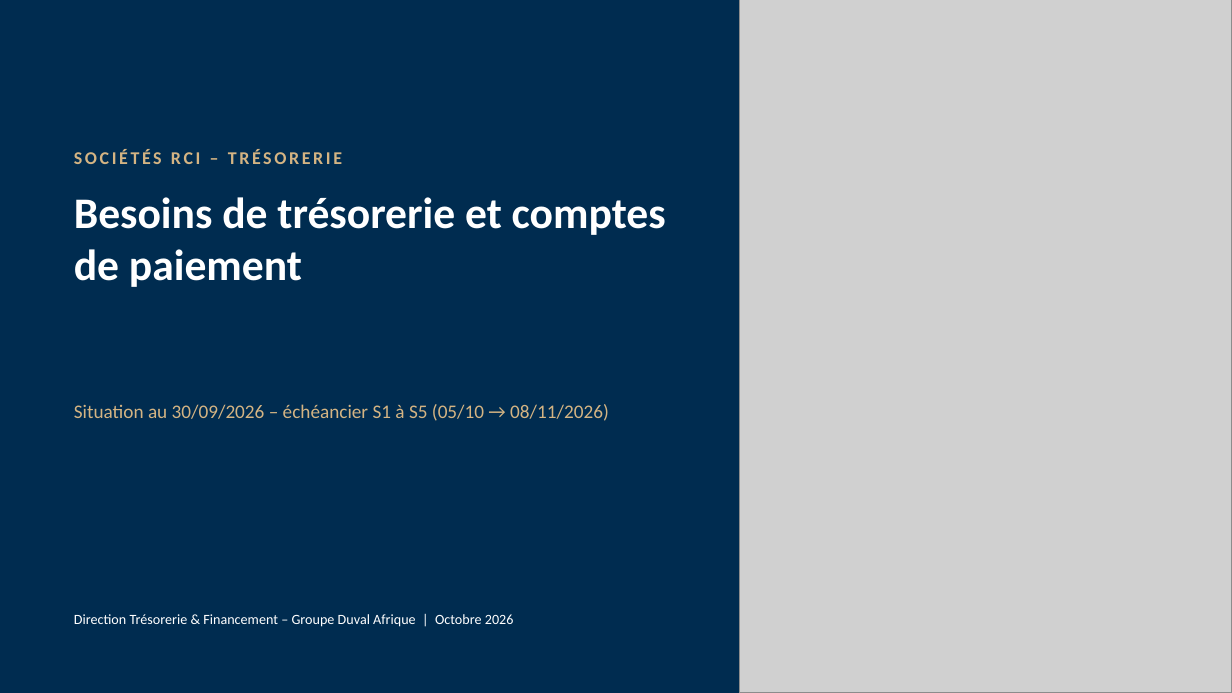
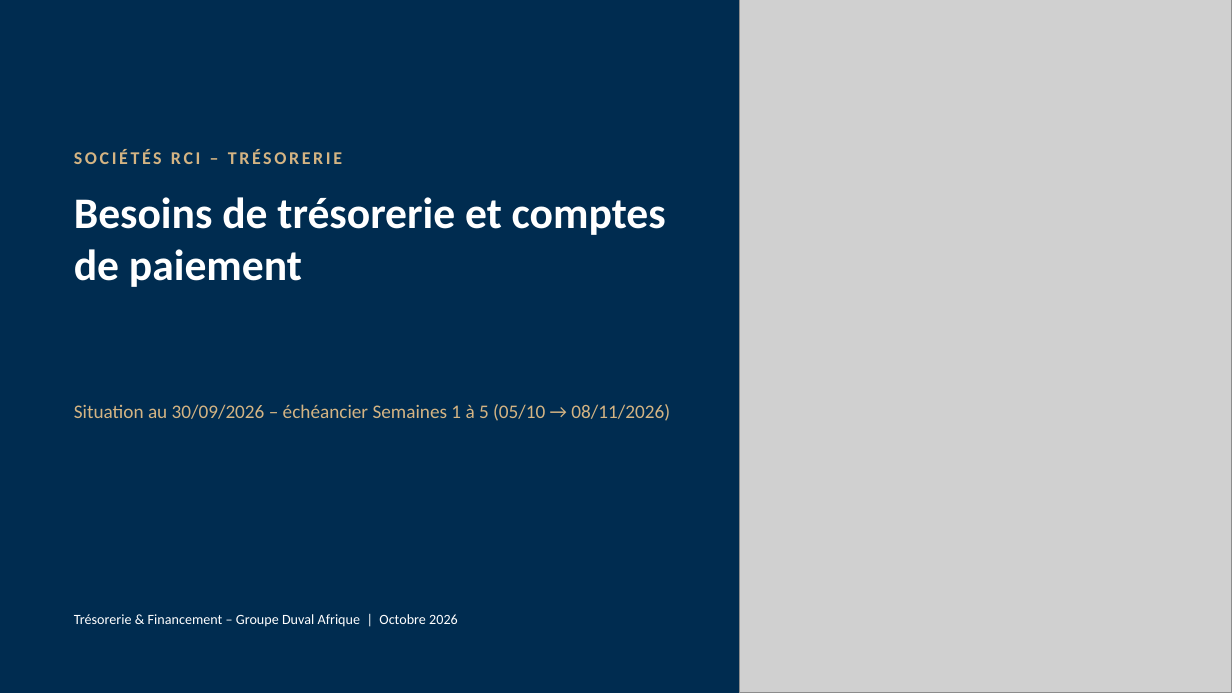
Before and after one commit to angehkouadio/claudeproject, a slide deck: slide 1 of RCI_Besoins_Tresorerie_Comptes_Paiement_30-09-2026.pptx. Drawn at 1232x693 pixels with LibreOffice and Linux fonts; fonts in the diff are those of the drawing; grey boxes stand for pictures. Boxes give left, top, right and bottom in pixels: in the first picture for what was removed or moved away, otherwise in the second. Text is boxed around its words. In the diff, an @@ line names an element or a change of style, - is before the commit and + after.

```diff
--- a/RCI_Besoins_Tresorerie_Comptes_Paiement_30-09-2026.pptx
+++ b/RCI_Besoins_Tresorerie_Comptes_Paiement_30-09-2026.pptx
@@ text at (74,404,670,421): text changed @@
-Situation au 30/09/2026 – échéancier S1 à S5 (05/10 → 08/11/2026)
+Situation au 30/09/2026 – échéancier Semaines 1 à 5 (05/10 → 08/11/2026)
@@ text at (74,614,458,627): text changed @@
-Direction Trésorerie & Financement – Groupe Duval Afrique | Octobre 2026
+Trésorerie & Financement – Groupe Duval Afrique | Octobre 2026
```
Also in this commit, not shown: 4 other slides changed, 1 slide removed, 3 other files.
